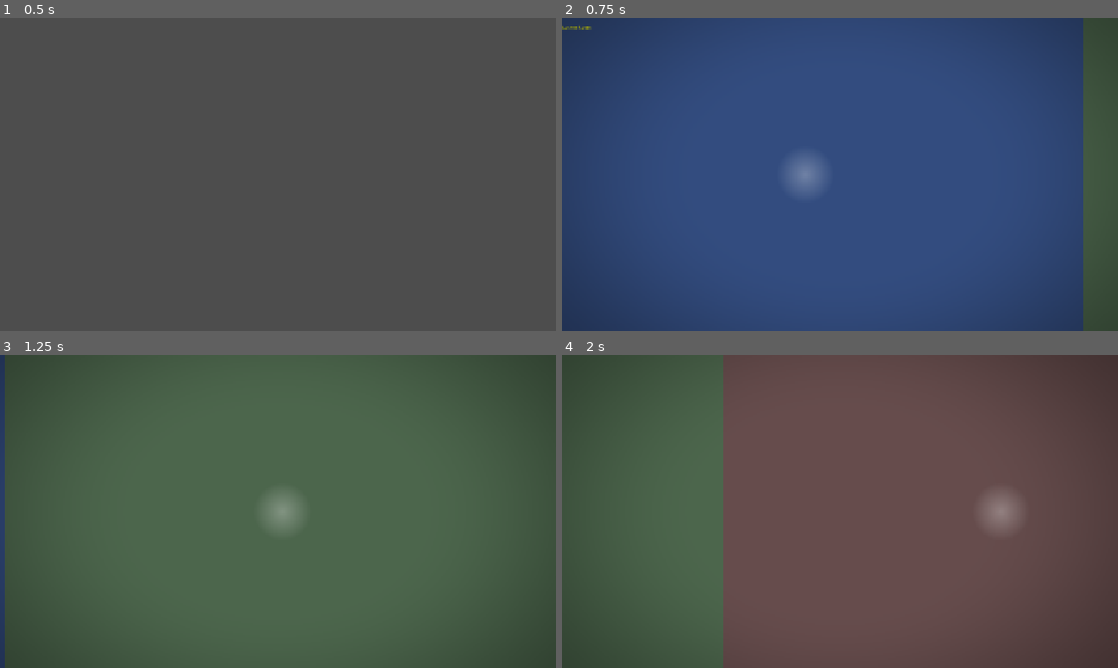
Above: before the commit, frames 1-4 (two rows, left to right).
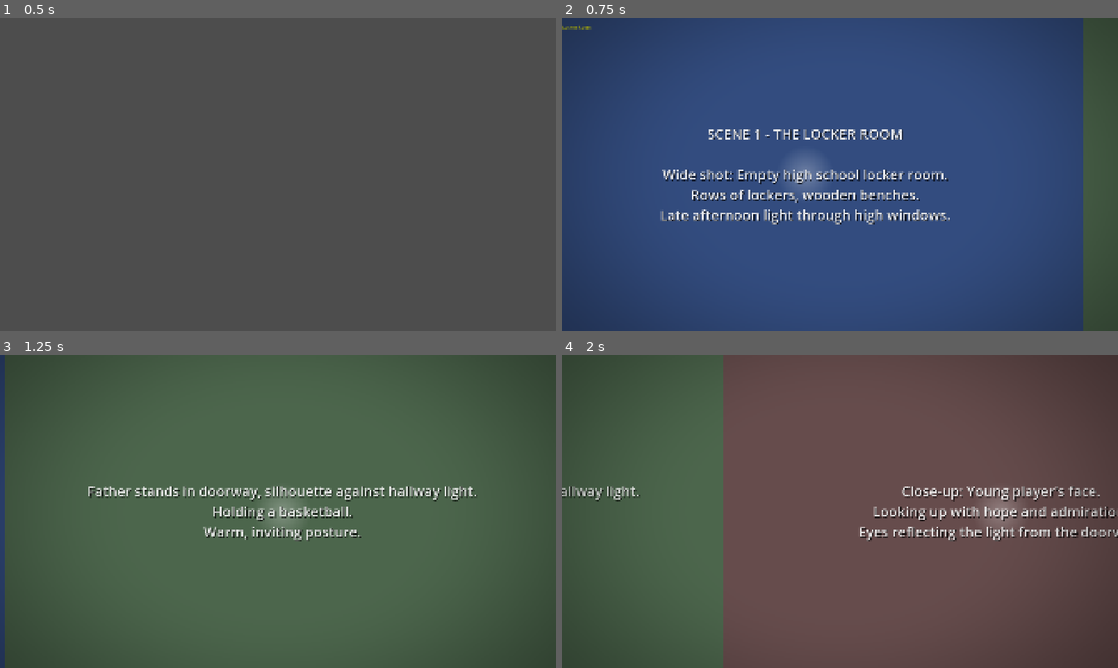
Above: after the commit, the same moments.

Repository: JordanTheJet/OneMoreShot
Game: Godot game, scene res://scenes/main.tscn
The game is run twice, just before and just after one commit, with the same random seed, the same clock (stepped at 60 frames per second) and the same inputs.
Inputs:
- Up to frame 1 (0.5 s): no input
- Up to frame 2 (0.75 s): tap Enter (ui_accept) at 0.5 s; hold Enter (ui_accept) from 0.53 s (still down)
- Up to frame 3 (1.25 s): keep holding Enter (ui_accept)
- Up to frame 4 (2 s): release Enter (ui_accept) at 1.28 s; tap R at 1.35 s; tap Enter (ui_accept) at 1.52, 1.55, 1.82 s

Frame 1 is identical in both runs. In frame 2, 3.7% of the frame differs, in the area x 17-70%, y 35-66%; in frame 3, 2.6%; in frame 4, 2.9%.

Commit message:
Add panel descriptions and end screen
- Add description field to PanelData for placeholder labels
- Display descriptive text on each placeholder panel
- Add detailed panel descriptions for all 16 panels across 4 scenes
- Create "To Be Continued" end screen with Play Again button
- Update game manager to show end screen after completion

Co-Authored-By: Claude Opus 4.5 <noreply@anthropic.com>

Diff:
--- /dev/null
+++ b/scenes/end_screen.tscn
@@ -0,0 +1,64 @@
+[gd_scene load_steps=2 format=3 uid="uid://dactlhsgtfd2o"]
+
+[ext_resource type="Script" path="res://scripts/scenes/end_screen.gd" id="1_script"]
+
+[node name="EndScreen" type="Control"]
+layout_mode = 3
+anchors_preset = 15
+anchor_right = 1.0
+anchor_bottom = 1.0
+grow_horizontal = 2
+grow_vertical = 2
+script = ExtResource("1_script")
+
+[node name="Background" type="ColorRect" parent="."]
+layout_mode = 1
+anchors_preset = 15
+anchor_right = 1.0
+anchor_bottom = 1.0
+grow_horizontal = 2
+grow_vertical = 2
+color = Color(0, 0, 0, 1)
+
+[node name="VBoxContainer" type="VBoxContainer" parent="."]
+layout_mode = 1
+anchors_preset = 8
+anchor_left = 0.5
+anchor_top = 0.5
+anchor_right = 0.5
+anchor_bottom = 0.5
+offset_left = -300.0
+offset_top = -150.0
+offset_right = 300.0
+offset_bottom = 150.0
+grow_horizontal = 2
+grow_vertical = 2
+theme_override_constants/separation = 40
+
+[node name="Title" type="Label" parent="VBoxContainer"]
+layout_mode = 2
+theme_override_colors/font_color = Color(1, 1, 1, 1)
+theme_override_font_sizes/font_size = 72
+text = "To Be Continued..."
+horizontal_alignment = 1
+
+[node name="Subtitle" type="Label" parent="VBoxContainer"]
+layout_mode = 2
+theme_override_colors/font_color = Color(0.7, 0.7, 0.7, 1)
+theme_override_font_sizes/font_size = 24
+text = "Thank you for playing"
+horizontal_alignment = 1
+
+[node name="Spacer" type="Control" parent="VBoxContainer"]
+custom_minimum_size = Vector2(0, 40)
+layout_mode = 2
+
+[node name="PlayAgainButton" type="Button" parent="VBoxContainer"]
+layout_mode = 2
+theme_override_font_sizes/font_size = 28
+text = "Play Again"
+
+[node name="FadeTimer" type="Timer" parent="."]
+wait_time = 1.5
+one_shot = true
+autostart = true
--- a/scripts/core/game_manager.gd
+++ b/scripts/core/game_manager.gd
@@ -117,14 +117,12 @@
 	print("Game completed!")
 	_set_state(Enums.GameState.ENDED)
 
-	# Fade to black and stay
-	await TransitionManager.fade_to_black(1.5)
-
-	# Could show credits or return to title here
-	await get_tree().create_timer(2.0).timeout
-
-	# For now, quit or restart
-	# get_tree().quit()
+	# Transition to end screen
+	await TransitionManager.transition_to_scene(
+		"res://scenes/end_screen.tscn",
+		Enums.TransitionType.FADE_BLACK,
+		1.5
+	)
 
 
 func _debug_advance() -> void:
--- a/scripts/core/panel_controller.gd
+++ b/scripts/core/panel_controller.gd
@@ -91,14 +91,42 @@
 	bg_sprite.name = "Background"
 	bg_sprite.centered = false
 
+	var is_placeholder := false
 	if panel_data.background_path != "" and ResourceLoader.exists(panel_data.background_path):
 		bg_sprite.texture = load(panel_data.background_path)
 	else:
 		# Create placeholder colored rectangle
 		var placeholder := _create_placeholder_texture(panel_data.panel_width, 1080, index)
 		bg_sprite.texture = placeholder
+		is_placeholder = true
 
 	panel_node.add_child(bg_sprite)
+
+	# Add description label for placeholders
+	if is_placeholder and panel_data.description != "":
+		var label_container := Control.new()
+		label_container.name = "LabelContainer"
+		label_container.set_anchors_preset(Control.PRESET_FULL_RECT)
+		label_container.size = Vector2(panel_data.panel_width, 1080)
+
+		var label := Label.new()
+		label.name = "DescriptionLabel"
+		label.text = panel_data.description
+		label.horizontal_alignment = HORIZONTAL_ALIGNMENT_CENTER
+		label.vertical_alignment = VERTICAL_ALIGNMENT_CENTER
+		label.set_anchors_preset(Control.PRESET_CENTER)
+		label.grow_horizontal = Control.GROW_DIRECTION_BOTH
+		label.grow_vertical = Control.GROW_DIRECTION_BOTH
+		label.custom_minimum_size = Vector2(panel_data.panel_width - 200, 400)
+		label.add_theme_font_size_override("font_size", 48)
+		label.add_theme_color_override("font_color", Color(1, 1, 1, 0.9))
+		label.add_theme_color_override("font_shadow_color", Color(0, 0, 0, 0.5))
+		label.add_theme_constant_override("shadow_offset_x", 3)
+		label.add_theme_constant_override("shadow_offset_y", 3)
+		label.autowrap_mode = TextServer.AUTOWRAP_WORD_SMART
+
+		label_container.add_child(label)
+		panel_node.add_child(label_container)
 
 	# Create foreground layers with parallax
 	for j in range(panel_data.foreground_layers.size()):
--- a/scripts/core/panel_data.gd
+++ b/scripts/core/panel_data.gd
@@ -6,6 +6,9 @@
 
 ## Unique identifier for this panel
 @export var panel_id: String = ""
+
+## Description of what this panel should show (displayed on placeholder)
+@export var description: String = ""
 
 ## Display duration in seconds (ignored if interaction required)
 @export var duration: float = 3.0
--- /dev/null
+++ b/scripts/scenes/end_screen.gd
@@ -0,0 +1,57 @@
+extends Control
+
+## End screen with "To Be Continued" and Play Again button
+
+@onready var title: Label = $VBoxContainer/Title
+@onready var subtitle: Label = $VBoxContainer/Subtitle
+@onready var play_again_button: Button = $VBoxContainer/PlayAgainButton
+@onready var fade_timer: Timer = $FadeTimer
+
+
+func _ready() -> void:
+	# Start with everything invisible
+	modulate.a = 0.0
+	play_again_button.visible = false
+
+	# Connect signals
+	fade_timer.timeout.connect(_on_fade_timer_timeout)
+	play_again_button.pressed.connect(_on_play_again_pressed)
+
+	# Start fade in after a brief delay
+	await get_tree().create_timer(0.5).timeout
+	_fade_in()
+
+
+func _fade_in() -> void:
+	var tween := create_tween()
+	tween.tween_property(self, "modulate:a", 1.0, 1.5)
+	await tween.finished
+
+	# Show play again button after text is visible
+	await get_tree().create_timer(1.0).timeout
+	play_again_button.visible = true
+	play_again_button.modulate.a = 0.0
+
+	var button_tween := create_tween()
+	button_tween.tween_property(play_again_button, "modulate:a", 1.0, 0.5)
+
+
+func _on_fade_timer_timeout() -> void:
+	pass  # Timer just for initial delay, handled in _ready
+
+
+func _on_play_again_pressed() -> void:
+	# Fade out and restart game
+	var tween := create_tween()
+	tween.tween_property(self, "modulate:a", 0.0, 0.5)
+	await tween.finished
+
+	# Restart the game
+	get_tree().change_scene_to_file("res://scenes/main.tscn")
+
+
+func _input(event: InputEvent) -> void:
+	# Also allow space/enter to restart
+	if play_again_button.visible:
+		if event.is_action_pressed("ui_accept"):
+			_on_play_again_pressed()
--- a/scripts/scenes/scene1_locker.gd
+++ b/scripts/scenes/scene1_locker.gd
@@ -16,6 +16,7 @@
 	# Panel 1: Wide shot - locker room establishing
 	var panel1 := PanelData.new()
 	panel1.panel_id = "s1_p1_establishing"
+	panel1.description = "SCENE 1 - THE LOCKER ROOM\n\nWide shot: Empty high school locker room.\nRows of lockers, wooden benches.\nLate afternoon light through high windows."
 	panel1.duration = 3.5
 	panel1.interaction_type = Enums.InteractionType.NONE
 	panel1.panel_width = 1920
@@ -26,6 +27,7 @@
 	# Panel 2: Father figure in doorway
 	var panel2 := PanelData.new()
 	panel2.panel_id = "s1_p2_father"
+	panel2.description = "Father stands in doorway, silhouette against hallway light.\nHolding a basketball.\nWarm, inviting posture."
 	panel2.duration = 3.0
 	panel2.interaction_type = Enums.InteractionType.NONE
 	panel2.panel_width = 1920
@@ -36,6 +38,7 @@
 	# Panel 3: Close-up of character's face
 	var panel3 := PanelData.new()
 	panel3.panel_id = "s1_p3_closeup"
+	panel3.description = "Close-up: Young player's face.\nLooking up with hope and admiration.\nEyes reflecting the light from the doorway."
 	panel3.duration = 2.5
 	panel3.interaction_type = Enums.InteractionType.NONE
 	panel3.panel_width = 1920
@@ -46,6 +49,7 @@
 	# Panel 4: Ball being tossed - CATCH interaction
 	var panel4 := PanelData.new()
 	panel4.panel_id = "s1_p4_catch"
+	panel4.description = "Father tosses the basketball toward camera.\nBall mid-air, coming toward viewer.\n\n[CATCH - Raise both hands]"
 	panel4.duration = 0.0  # Wait for interaction
 	panel4.interaction_type = Enums.InteractionType.CATCH
 	panel4.panel_width = 1920
--- a/scripts/scenes/scene2_court.gd
+++ b/scripts/scenes/scene2_court.gd
@@ -16,6 +16,7 @@
 	# Panel 1: Wide shot - basketball court
 	var panel1 := PanelData.new()
 	panel1.panel_id = "s2_p1_court_wide"
+	panel1.description = "SCENE 2 - THE COURT\n\nWide shot: Outdoor basketball court.\nGolden hour lighting, long shadows.\nFather and child visible in distance."
 	panel1.duration = 3.0
 	panel1.interaction_type = Enums.InteractionType.NONE
 	panel1.panel_width = 1920
@@ -26,6 +27,7 @@
 	# Panel 2: Father coaching/teaching
 	var panel2 := PanelData.new()
 	panel2.panel_id = "s2_p2_coaching"
+	panel2.description = "Father demonstrating shooting form.\nHands guiding the child's arms.\nPatient, encouraging expression."
 	panel2.duration = 3.0
 	panel2.interaction_type = Enums.InteractionType.NONE
 	panel2.panel_width = 1920
@@ -36,6 +38,7 @@
 	# Panel 3: Practice montage feel
 	var panel3 := PanelData.new()
 	panel3.panel_id = "s2_p3_practice"
+	panel3.description = "Multiple exposure style: Practice moments.\nDribbling, shooting, high-fives.\nJoy of learning together."
 	panel3.duration = 2.5
 	panel3.interaction_type = Enums.InteractionType.NONE
 	panel3.panel_width = 1920
@@ -46,6 +49,7 @@
 	# Panel 4: Emotional beat - connection moment
 	var panel4 := PanelData.new()
 	panel4.panel_id = "s2_p4_connection"
+	panel4.description = "Father and child sitting on court, resting.\nSharing a water bottle.\nSun setting behind them."
 	panel4.duration = 3.5
 	panel4.interaction_type = Enums.InteractionType.NONE
 	panel4.panel_width = 1920
@@ -56,6 +60,7 @@
 	# Panel 5: Pass the ball - PASS interaction
 	var panel5 := PanelData.new()
 	panel5.panel_id = "s2_p5_pass"
+	panel5.description = "Father ready to receive a pass.\nArms open, encouraging smile.\nWaiting for the ball.\n\n[PASS - Push forward]"
 	panel5.duration = 0.0  # Wait for interaction
 	panel5.interaction_type = Enums.InteractionType.PASS
 	panel5.panel_width = 1920
--- a/scripts/scenes/scene3_dining.gd
+++ b/scripts/scenes/scene3_dining.gd
@@ -17,6 +17,7 @@
 	# Panel 1: Dining room - birthday setup
 	var panel1 := PanelData.new()
 	panel1.panel_id = "s3_p1_dining"
+	panel1.description = "SCENE 3 - THE DINING ROOM\n\nBirthday party setup.\nBalloons, decorations, cake on table.\nBut something feels different..."
 	panel1.duration = 3.0
 	panel1.interaction_type = Enums.InteractionType.NONE
 	panel1.panel_width = 1920
@@ -27,6 +28,7 @@
 	# Panel 2: Family gathering
 	var panel2 := PanelData.new()
 	panel2.panel_id = "s3_p2_family"
+	panel2.description = "Family gathered around the table.\nForced smiles, subdued atmosphere.\nOne chair conspicuously empty."
 	panel2.duration = 3.0
 	panel2.interaction_type = Enums.InteractionType.NONE
 	panel2.panel_width = 1920
@@ -37,6 +39,7 @@
 	# Panel 3: Quiet moment - empty chair or meaningful detail
 	var panel3 := PanelData.new()
 	panel3.panel_id = "s3_p3_absence"
+	panel3.description = "Close-up: The empty chair.\nA framed photo nearby.\nFather's absence deeply felt."
 	panel3.duration = 4.0
 	panel3.interaction_type = Enums.InteractionType.NONE
 	panel3.panel_width = 1920
@@ -47,6 +50,7 @@
 	# Panel 4: Balloon floating - BALLOON interaction
 	var panel4 := PanelData.new()
 	panel4.panel_id = "s3_p4_balloon"
+	panel4.description = "A single balloon drifts toward the ceiling.\nPlayer's hand reaching up.\nLetting go...\n\n[BALLOON - Gentle push forward]"
 	panel4.duration = 0.0  # Wait for interaction
 	panel4.interaction_type = Enums.InteractionType.BALLOON
 	panel4.panel_width = 1920
--- a/scripts/scenes/scene4_championship.gd
+++ b/scripts/scenes/scene4_championship.gd
@@ -17,6 +17,7 @@
 	# Panel 1: Championship game - wide arena shot
 	var panel1 := PanelData.new()
 	panel1.panel_id = "s4_p1_arena"
+	panel1.description = "SCENE 4 - THE CHAMPIONSHIP\n\nYears later. Packed arena.\nPlayer (now grown) at free throw line.\nClock shows final seconds."
 	panel1.duration = 4.0
 	panel1.interaction_type = Enums.InteractionType.NONE
 	panel1.panel_width = 1920
@@ -27,6 +28,7 @@
 	# Panel 2: The final shot moment
 	var panel2 := PanelData.new()
 	panel2.panel_id = "s4_p2_shot"
+	panel2.description = "Close-up: Player's focused face.\nAbout to take the shot.\nA memory flashes - father's hands guiding theirs."
 	panel2.duration = 4.5
 	panel2.interaction_type = Enums.InteractionType.NONE
 	panel2.panel_width = 1920
@@ -37,6 +39,7 @@
 	# Panel 3: Resolution - looking up, remembering
 	var panel3 := PanelData.new()
 	panel3.panel_id = "s4_p3_resolution"
+	panel3.description = "The ball swishes through the net.\nPlayer looks up at the sky.\nSmiling through tears.\n\n\"One more shot, for you.\""
 	panel3.duration = 5.0
 	panel3.interaction_type = Enums.InteractionType.NONE
 	panel3.panel_width = 1920
